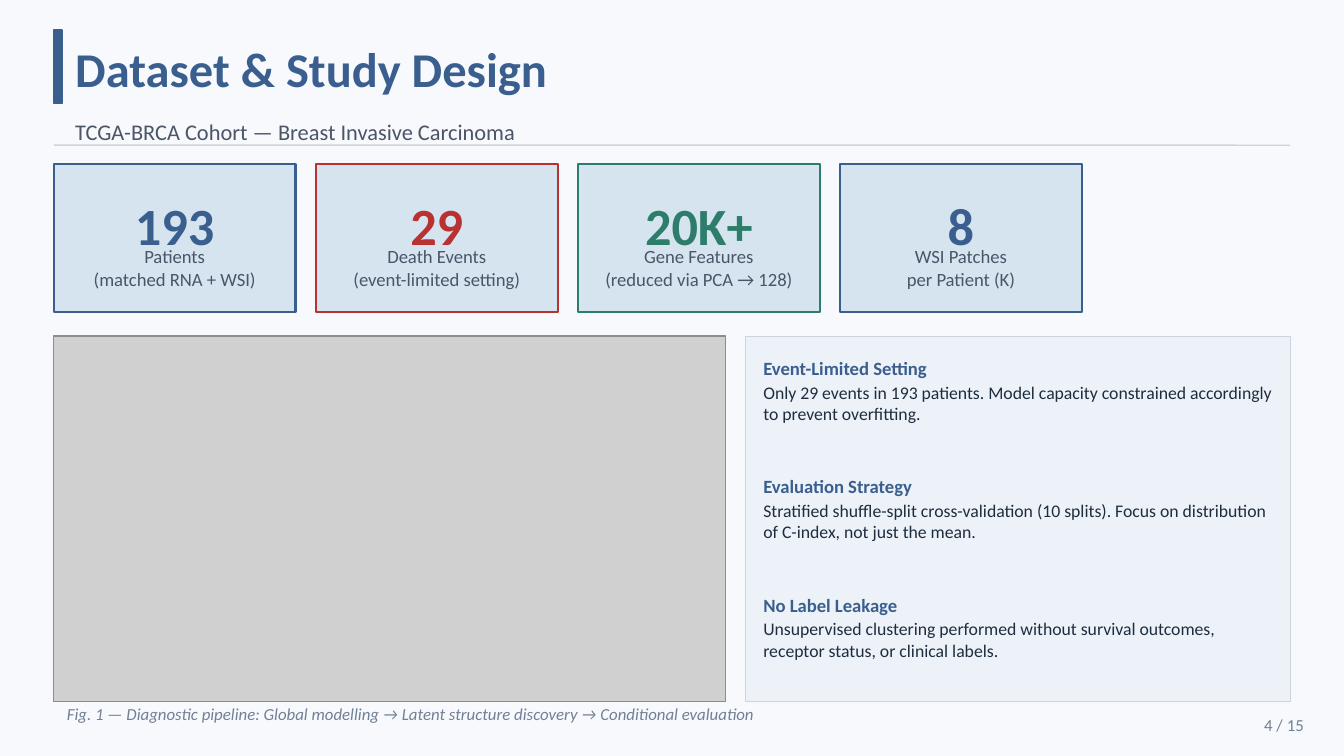
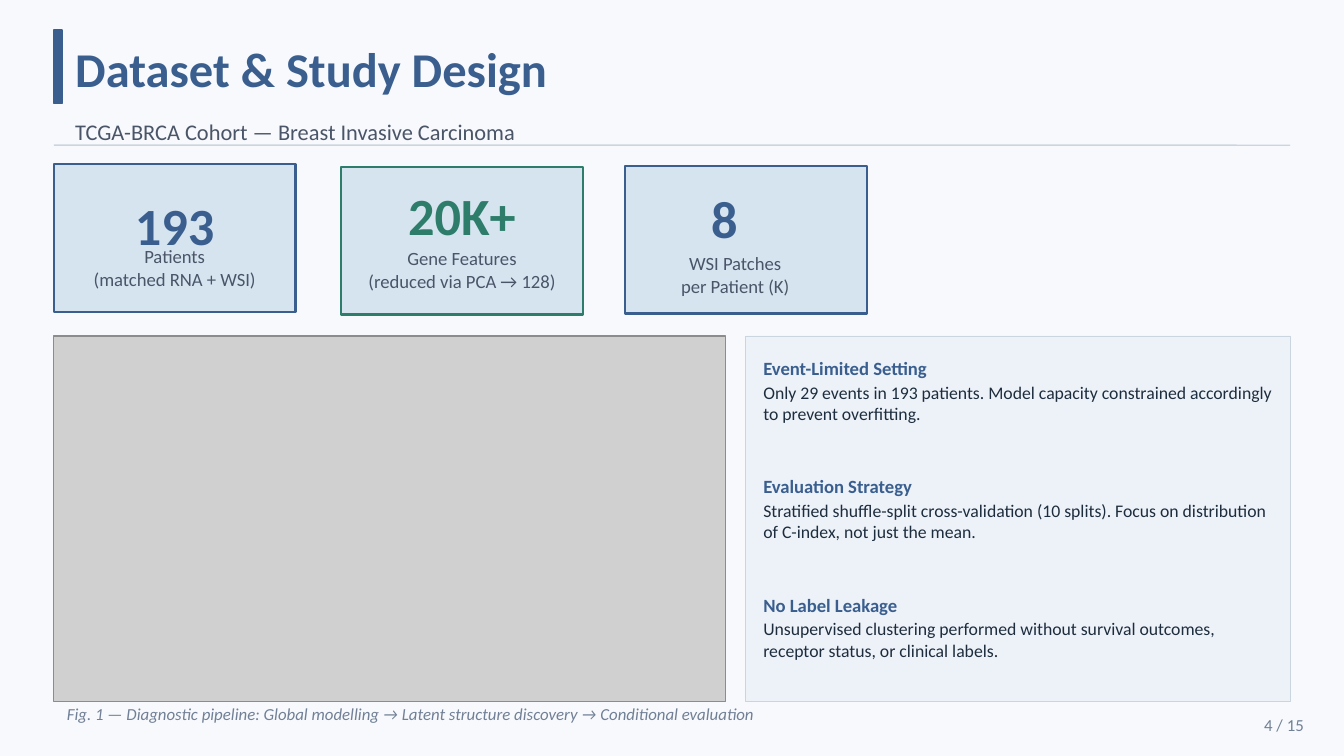
Before and after one commit to Rayr07/latent-heterogeneity, a slide deck: slide 4 of Latent_Heterogeneity_Presentation.pptx. Drawn at 1344x756 pixels with LibreOffice and Linux fonts; fonts in the diff are those of the drawing; grey boxes stand for pictures. Boxes give left, top, right and bottom in pixels: in the first picture for what was removed or moved away, otherwise in the second. Text is boxed around its words. In the diff, an @@ line names an element or a change of style, - is before the commit and + after.

Commit message:
chnaged ppt

```diff
--- a/Latent_Heterogeneity_Presentation.pptx
+++ b/Latent_Heterogeneity_Presentation.pptx
@@ rectangle removed at [316, 164, 558, 312] @@
@@ rectangle: place and size @@
-rectangle at [578, 164, 820, 312]
+rectangle at [341, 167, 583, 314]
@@ text "20K+" rewrapped from [645, 210, 752, 258] to [408, 200, 515, 236] @@
@@ text "8" rewrapped from [948, 209, 974, 258] to [711, 202, 737, 239] @@
@@ rectangle: place and size @@
-rectangle at [840, 164, 1082, 312]
+rectangle at [625, 165, 867, 313]
@@ text removed at [410, 210, 463, 258] @@
-29
@@ text "Gene Features": place and size @@
-text "Gene Features" at [605, 251, 792, 289]
+text "Gene Features" at [368, 253, 556, 291]
@@ text removed at [353, 250, 521, 289] @@
-Death Events
-(event-limited setting)
@@ text "WSI Patches": place and size @@
-text "WSI Patches" at [907, 250, 1015, 289]
+text "WSI Patches" at [681, 257, 789, 296]
```
